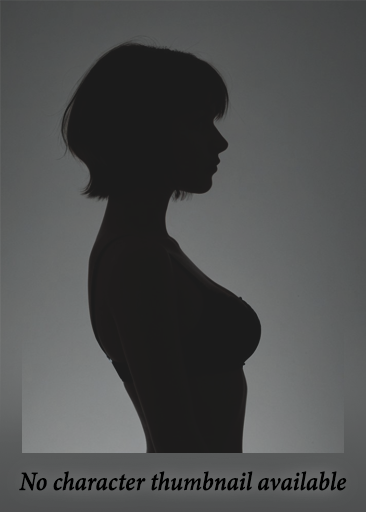
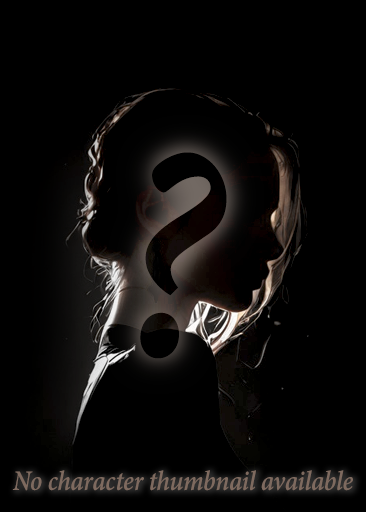
Before/after of a 366px x 512px layered artwork. What changed in the layer stack:
added layer "?" (multiply) above "No character thumbnail available" over [140, 152, 227, 359]
painted on "No character thumbnail available" over [12, 470, 353, 491]
moved "Layer 2" above "Exposure 1", painted on it over [0, 0, 366, 512]
removed group "Group 3" (3 layers) over [0, 0, 366, 512]
removed group "Group 2" (2 layers) from group "Group 3" over [0, 0, 366, 512]
removed group "Group 1" (1 layers) from group "Group 2" over [0, 0, 366, 512]
renamed "Layer 3" to "https://civitai.com/images/32390265", moved it out of group "Group 1", painted on it over [0, 0, 366, 512]
